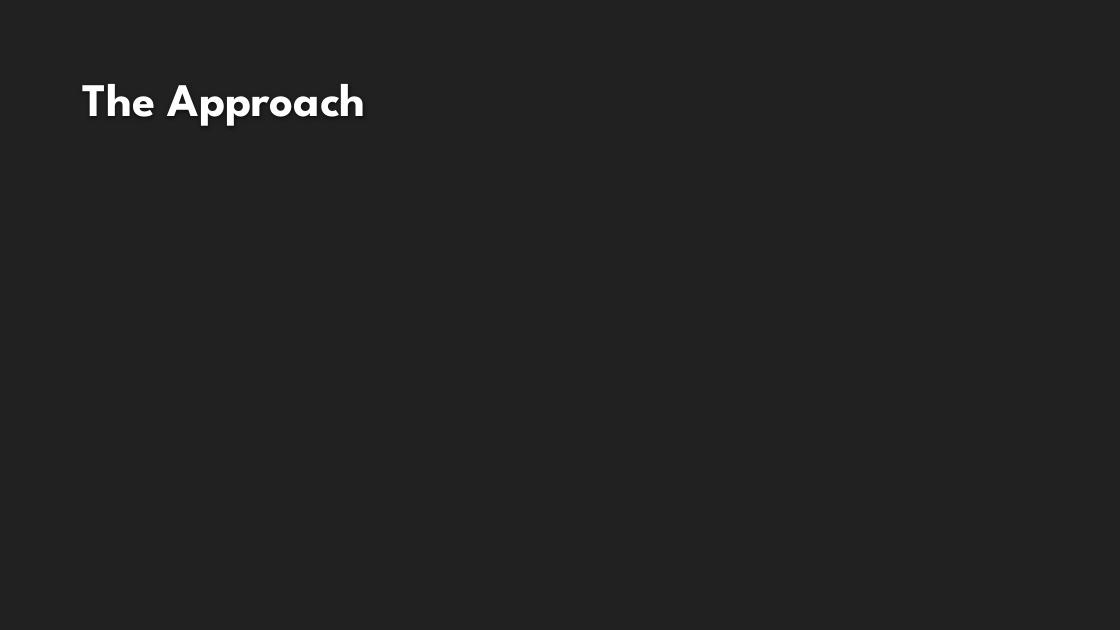
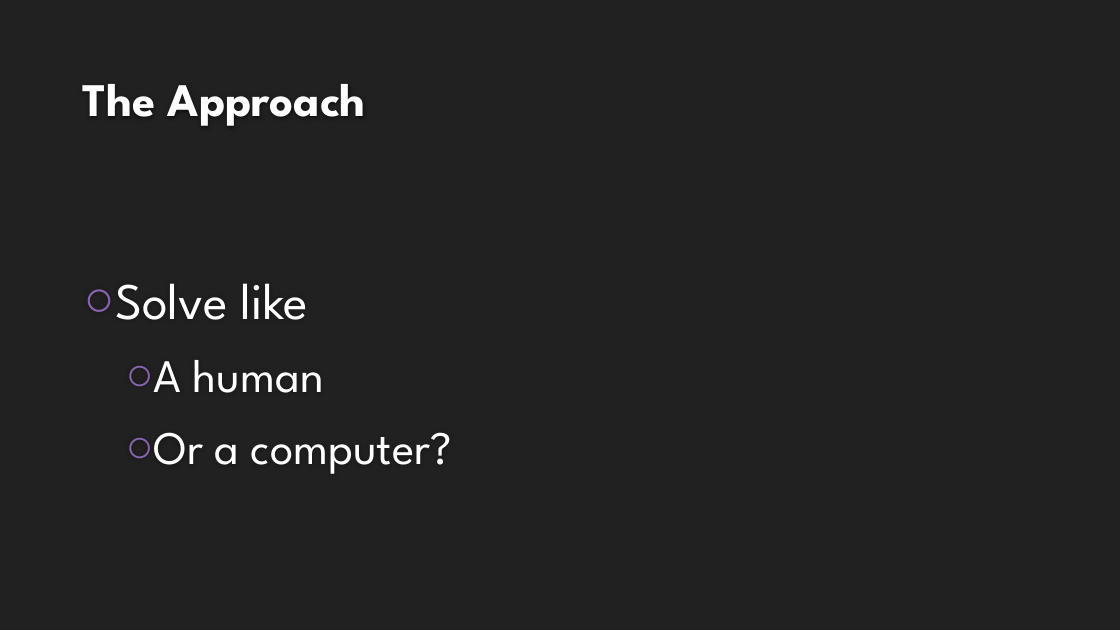
Before and after one commit to mck4/cryptogramSolver, a slide deck: slide 5 of cryptoSolver/Crypto-Solver.pptx (slide 4 before the commit). Drawn at 1120x630 pixels with LibreOffice and Linux fonts; fonts in the diff are those of the drawing; background and template pictures are left out. Boxes give left, top, right and bottom in pixels: in the first picture for what was removed or moved away, otherwise in the second. Text is boxed around its words. In the diff, an @@ line names an element or a change of style, - is before the commit and + after.

```diff
--- a/cryptoSolver/Crypto-Solver.pptx
+++ b/cryptoSolver/Crypto-Solver.pptx
@@ text added at bbox=[115, 283, 452, 474], 40 pt, text #FFFFFF @@
+○ Solve like
+  ○ A human
+  ○ Or a computer?
```
Also in this commit, not shown: 1 other slide changed, 1 slide added, 2 other files.
